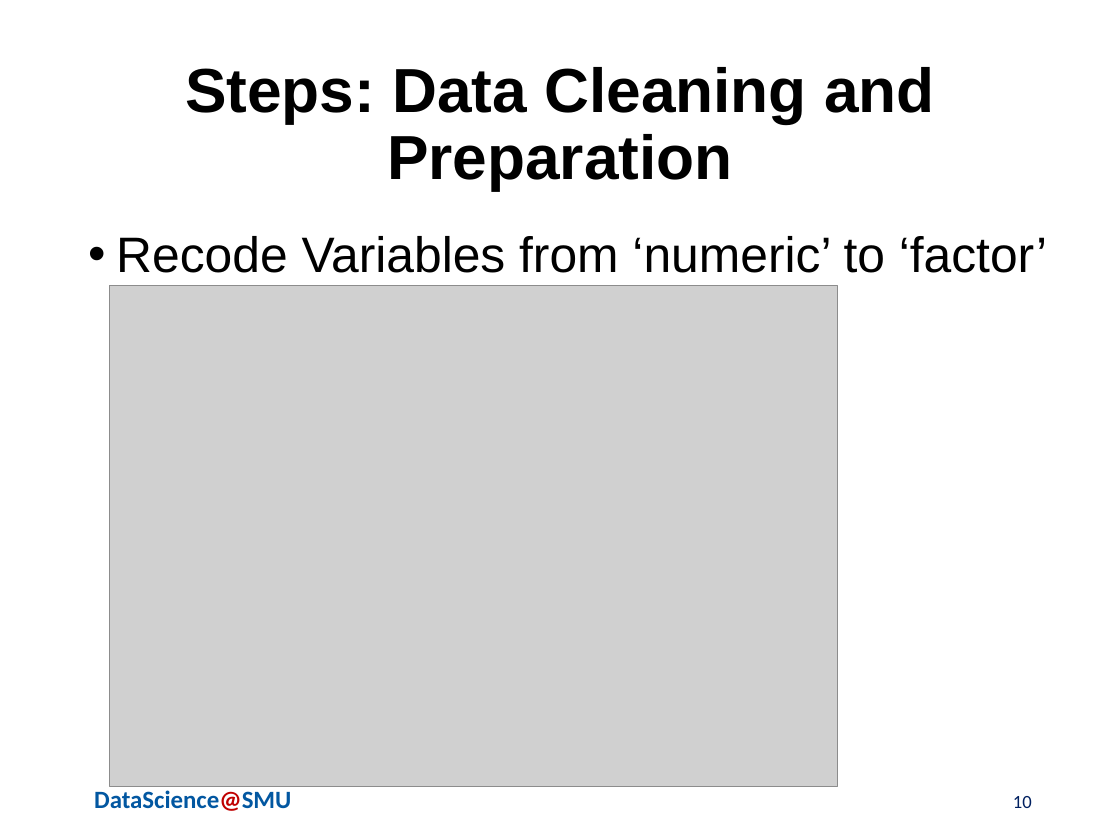
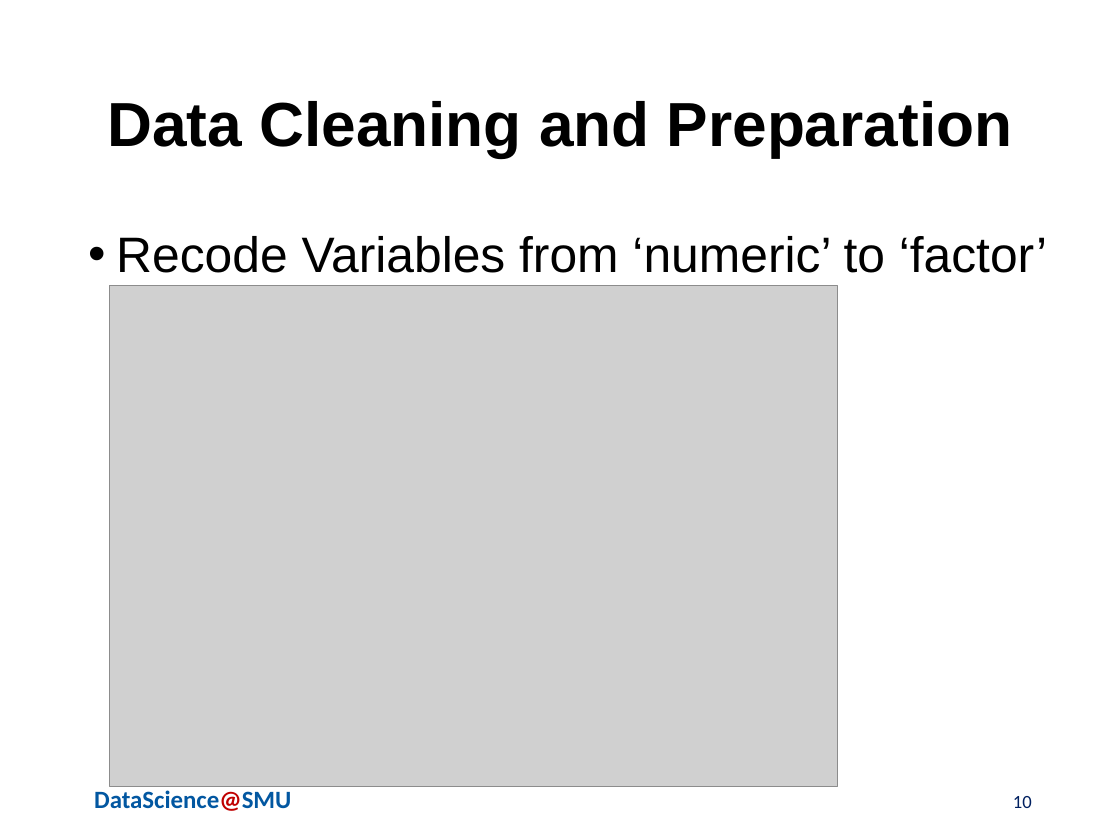
Before and after one commit to chaoshunh/SMU_MSDS, a slide deck: slide 10 of Doing_Data_Science/CaseStudy2/Reports/MSDSPresentation.pptx. Drawn at 1120x840 pixels with LibreOffice and Linux fonts; fonts in the diff are those of the drawing; grey boxes stand for pictures; background and template pictures are left out. Boxes give left, top, right and bottom in pixels: in the first picture for what was removed or moved away, otherwise in the second. Text is boxed around its words. In the diff, an @@ line names an element or a change of style, - is before the commit and + after.

```diff
--- a/Doing_Data_Science/CaseStudy2/Reports/MSDSPresentation.pptx
+++ b/Doing_Data_Science/CaseStudy2/Reports/MSDSPresentation.pptx
@@ title at bbox=[108, 101, 1012, 157]: text changed @@
-Steps: Data Cleaning and Preparation
+Data Cleaning and Preparation
```
Also in this commit, not shown: 9 other slides changed.
